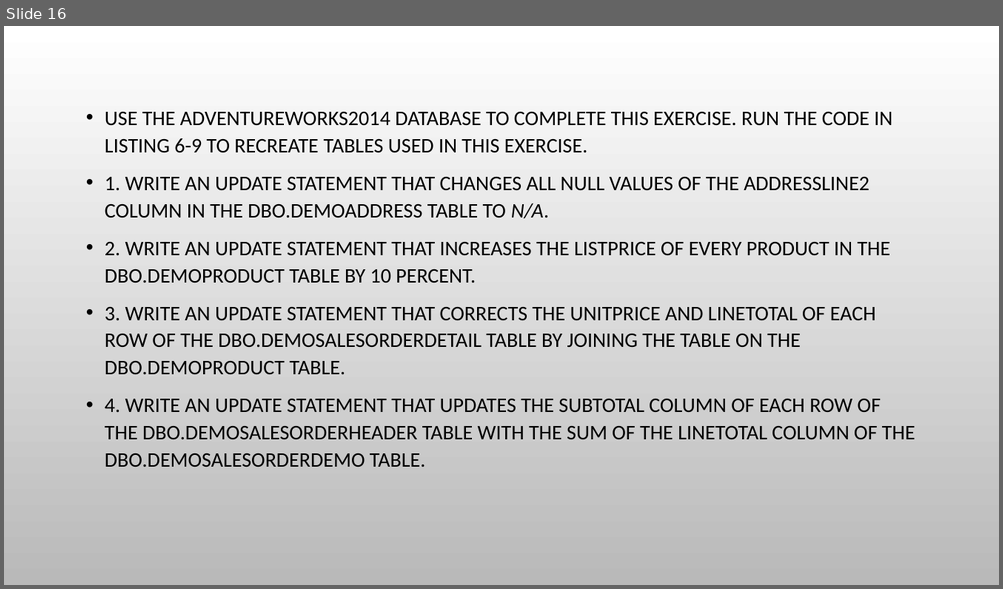
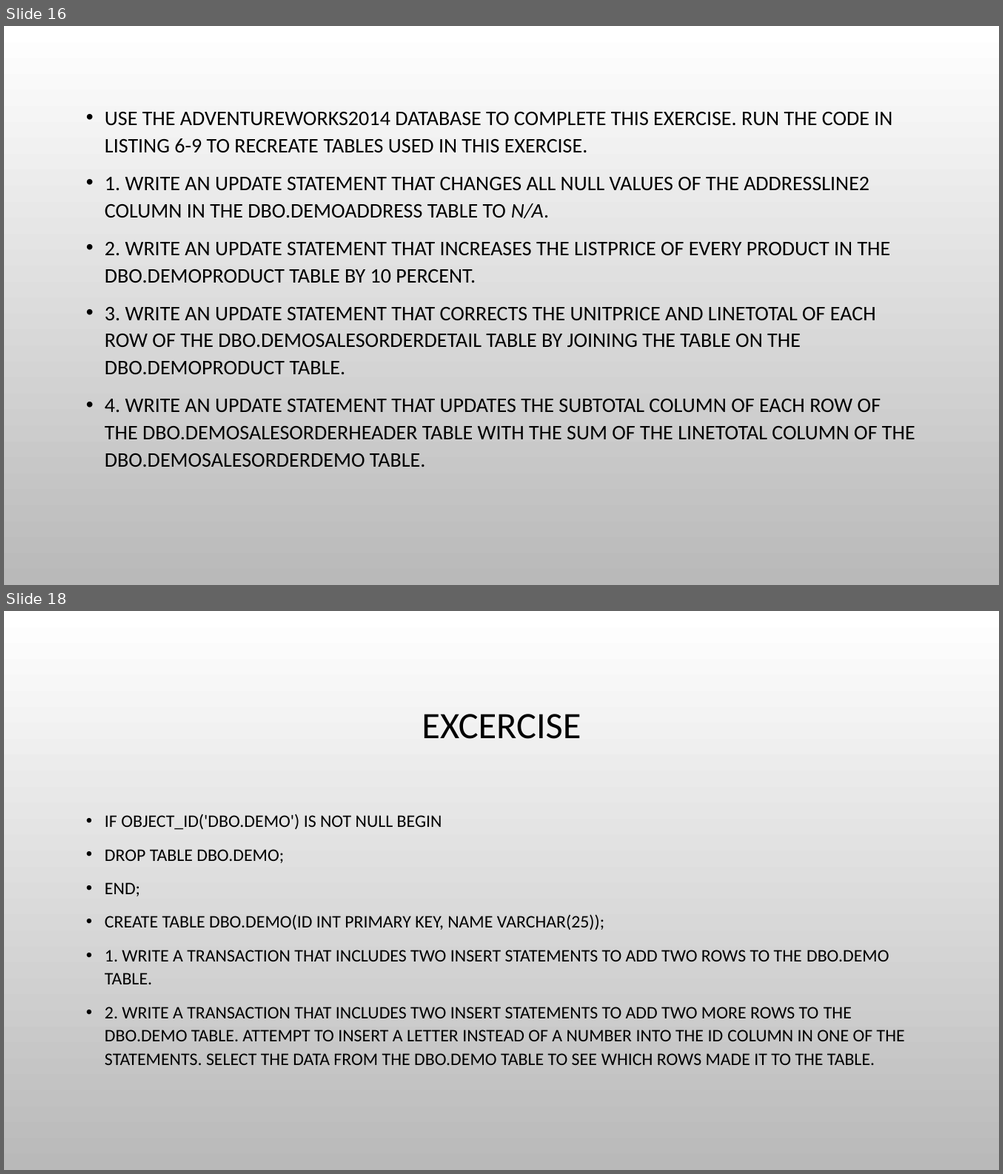
Before and after one commit to urosgodnov/Famnit, a slide deck: PPT/Manipulating data.pptx. Shown one above the other, each under a label of ours: slide 16 before the commit, slides 16 and 18 after it; the slides between them are not shown. The pictures are 1003x589 and 1003x1174 pixels, drawn with LibreOffice and Linux fonts; fonts in the diff are those of the drawing; background and template pictures are left out. Boxes give left, top, right and bottom in pixels: in the first picture for what was removed or moved away, otherwise in the second. Text is boxed around its words. In the diff, an @@ line names an element or a change of style, - is before the commit and + after.

```diff
--- a/PPT/Manipulating data.pptx
+++ b/PPT/Manipulating data.pptx
@@ slide 18 added at box(4, 611, 999, 1170), background picture (left out) @@
@@ title added at box(421, 714, 580, 739), 36 pt, text #000000 @@
+EXCERCISE
@@ text added at box(105, 815, 905, 1065), 17 pt, text #000000 @@
+• IF OBJECT_ID('DBO.DEMO') IS NOT NULL BEGIN
+• DROP TABLE DBO.DEMO;
+• END;
+• CREATE TABLE DBO.DEMO(ID INT PRIMARY KEY, NAME VARCHAR(25));
+• 1. WRITE A TRANSACTION THAT INCLUDES TWO INSERT STATEMENTS TO ADD TWO ROWS TO THE DBO.DEMO TABLE.
+• 2. WRITE A TRANSACTION THAT INCLUDES TWO INSERT STATEMENTS TO ADD TWO MORE ROWS TO THE DBO.DEMO TABLE. ATTEMPT TO INSERT A LETTER INSTEAD OF A NUMBER INTO THE ID COLUMN IN ONE OF THE STATEMENTS. SELECT THE DATA FROM THE DBO.DEMO TABLE TO SEE WHICH ROWS MADE IT TO THE TABLE.
```
Also in this commit, not shown: 1 other slide added, 3 other files.
